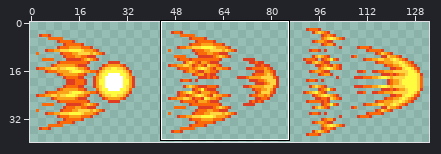
A sprite sheet gets an edit: resources/assets/player_melee.png. Above, an overview of the earlier version with the close-up marked.
Close-up. Old version:
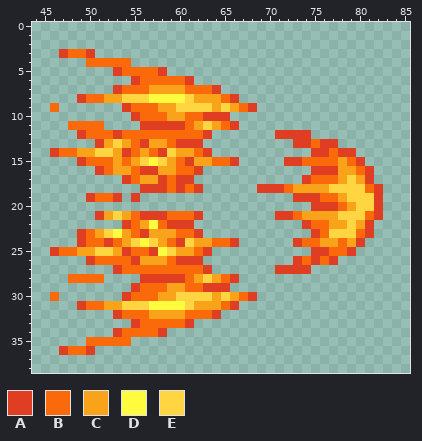
The file is 133x40 pixels. Shown: x 44..85, y 0..38. The commit also changed other parts of the picture, which this record leaves out.
Palette (. is transparent): A #df3e23  B #fa6a0a  C #f9a31b  D #fffc40  E #ffd541
Pixels before, first column x 46:
 3 .ABBA................................
 4 ....BBBBB............................
 5 .......ABBBBA........................
 6 .........ABBBBBA.....................
 7 .......ABBBCCCCBBBA..................
 8 ...ABBCCEEEDDDDECCCBA................
 9 B.......ABBBCCEEEECECBA..............
10 .........ABBBCCBBAAA.................
11 ..BBBB....AAAAABCECBA................
12 ...ABBBABBBBBBBBBA.......AAAA........
13 .....ACECBACCBAAA..........AABAA.....
14 ABBCCEECABCBAECCBA...........AABAA...
15 ...ABBBCBCEDECBACCBBA.....AABBBBCBA..
16 .....ABCCBAACCBBA............AAACCBA.
17 ........ABCCABAA............ABBBCECA.
18 ..........AAABABA......AAABCCCCEEEEBA
19 ....ABBA.A.................AAABBCEEEA
20 .............................AAABCEEA
21 .....ACECBAAABBBA........AABCCCCEEEBA
22 ........ABCDBAAA............ABBCCECA.
23 ...ABCEDCBACCCBBA............ABEEEBA.
24 ...ABBABCEDECBAECCBBA......ABBCCBCA..
25 ABBCCEECABBADECCBA...........AABBA...
26 ....ABBBBACCCBAAA..........ABABA.....
27 .......ABBBBBBBBBA.......AAAA........
28 ..BBBB....AAAAABCECBA................
29 .........ABBBCCBBAAA.................
30 B.......ABBBCCEEEECECBA..............
31 ...ABBCCEEEDDDDECCCBA................
32 .......ABBBCCCCBBBA..................
33 .........ABBBBBA.....................
34 .......ABBBBA........................
35 ....BBBBB............................
36 .ABBA................................
The result:
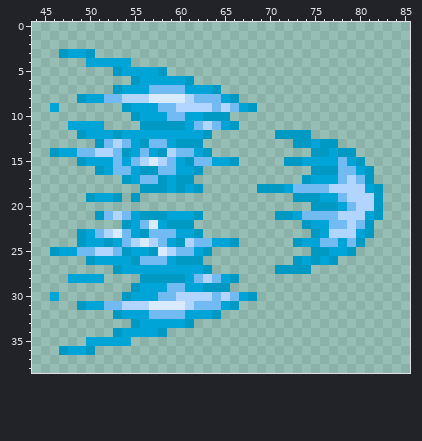
Change:
{"colour":"A","old":"#df3e23","new":"#0099c3"}
{"colour":"B","old":"#fa6a0a","new":"#00a4d6"}
{"colour":"C","old":"#f9a31b","new":"#72bbf2"}
{"colour":"D","old":"#fffc40","new":"#d9ebff"}
{"colour":"E","old":"#ffd541","new":"#b2d5ff"}
